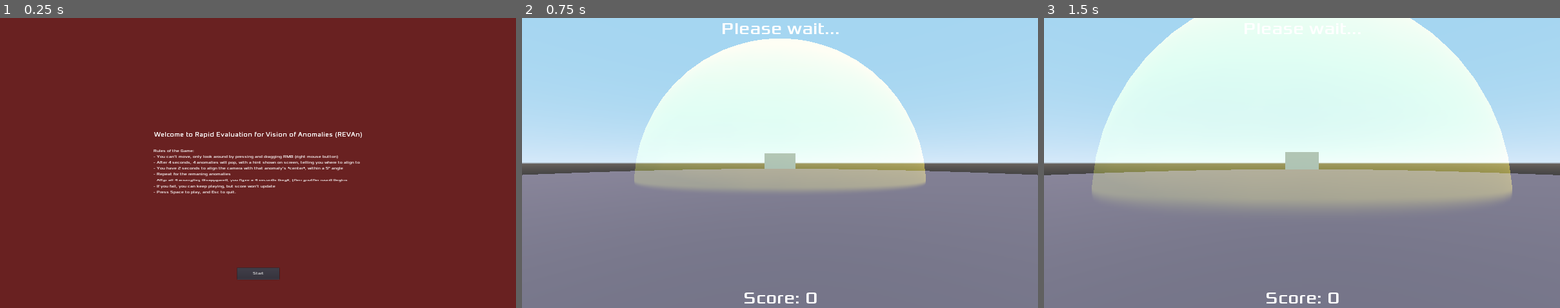
Above: before the commit, frames 1-3 (left to right).
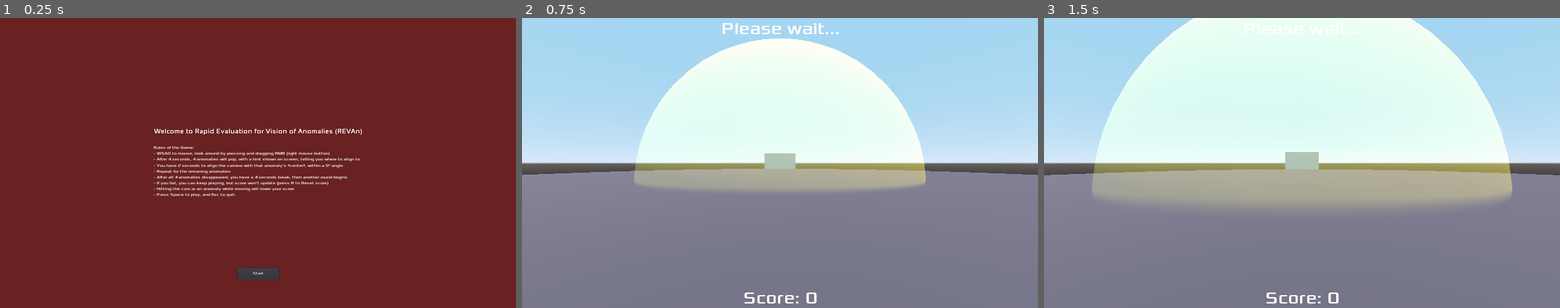
Above: after the commit, the same moments.

Repository: JudgeGregg/REVAn
Game: Godot game, scene res://Game.tscn
The game is run twice, just before and just after one commit, with the same random seed, the same clock (stepped at 60 frames per second) and the same inputs.
Inputs (mouse positions are in pixels of both pictures, inside the frame that each line leads up to):
- Up to frame 1 (0.25 s): no input
- Up to frame 2 (0.75 s): click "Start" at 0.5 s
- Up to frame 3 (1.5 s): tap Enter at 1.25 s; move the mouse to (1327, 163) at 1.27 s; hold W (forward) from 1.28 s (still down); hold R from 1.28 s (still down)

The runs differ from the first frame. In frame 1, 3.3% of the frame differs, in the area x 29-71%, y 38-62%; in frame 2, nothing differs; in frame 3, nothing differs.

Commit message:
Update rules

Diff:
--- a/Game.tscn
+++ b/Game.tscn
@@ -224,9 +224,9 @@
 
 [node name="Column" type="VBoxContainer" parent="FirstMenu/CenterContainer"]
 margin_left = 560.0
-margin_top = 418.0
+margin_top = 407.0
 margin_right = 1360.0
-margin_bottom = 661.0
+margin_bottom = 673.0
 alignment = 1
 
 [node name="Label" type="Label" parent="FirstMenu/CenterContainer/Column"]
@@ -245,15 +245,16 @@
 [node name="Label3" type="Label" parent="FirstMenu/CenterContainer/Column"]
 margin_top = 62.0
 margin_right = 800.0
-margin_bottom = 243.0
+margin_bottom = 266.0
 custom_fonts/font = SubResource( 9 )
 text = "Rules of the Game:
-- You can't move, only look around by pressing and dragging RMB (right mouse button)
+- WSAD to mouve, look around by pressing and dragging RMB (right mouse button)
 - After 4 seconds, 4 anomalies will pop, with a hint shown on screen, telling you where to align to
 - You have 2 seconds to align the camera with that anomaly's *center*, within a 5° angle
 - Repeat for the remaning anomalies
 - After all 4 anomalies disappeared, you have a 4 seconds break, then another round begins
-- If you fail, you can keep playing, but score won't update
+- If you fail, you can keep playing, but score won't update (press R to Reset score)
+- Hitting the core or an anomaly while moving will lower your score
 - Press Space to play, and Esc to quit."
 __meta__ = {
 "_edit_use_anchors_": false
